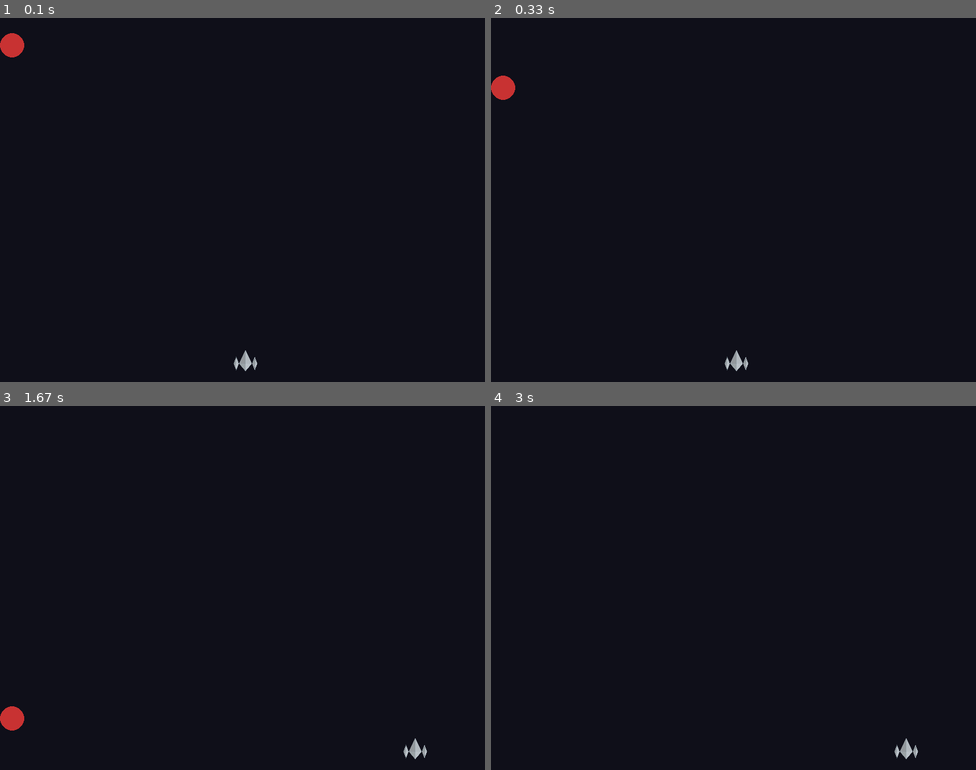
Above: before the commit, frames 1-4 (two rows, left to right).
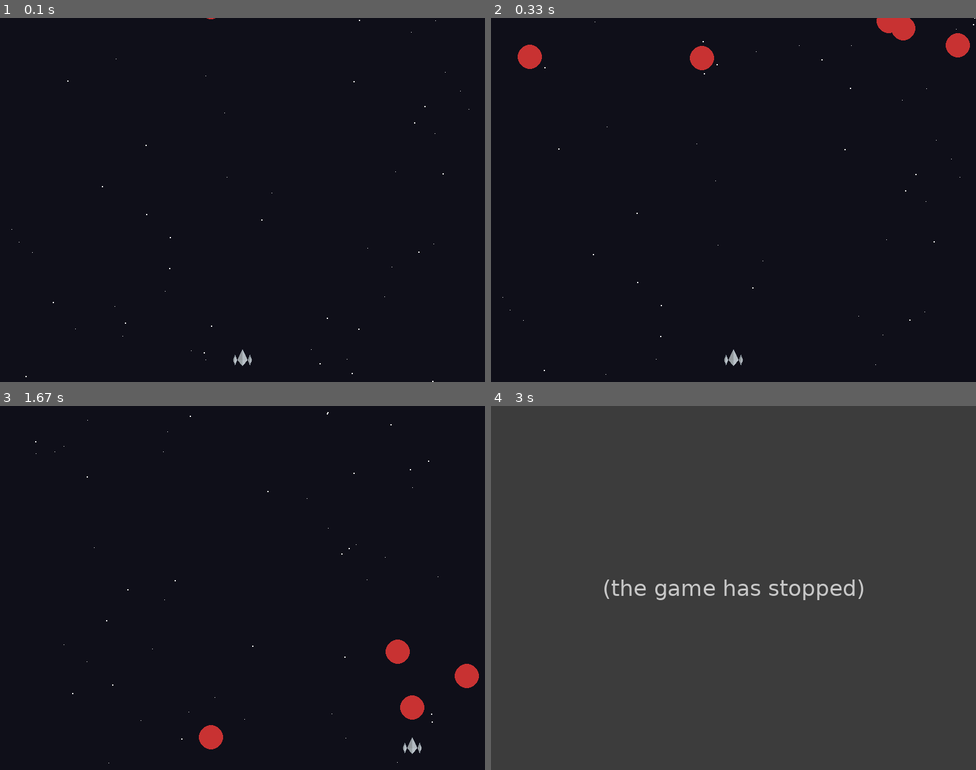
Above: after the commit, the same moments.

Repository: jeser-cavali/projeto-pygame
Game: pygame game, started from Main.py
Two runs of this game, one before a commit and one after it. Both use one fixed random seed, a clock stepped at 60 frames per second and the inputs below.
Inputs:
- Up to frame 1 (0.1 s): no input
- Up to frame 2 (0.33 s): no input
- Up to frame 3 (1.67 s): hold A 0.33-0.8 s; hold Right 0.33-0.8 s; tap Space at 0.83 s; hold Right 1.17-1.63 s
- Up to frame 4 (3 s): no input

The runs differ from the first frame. In frame 1, 0.4% of the frame differs, in the area x 0-97%, y 0-100%; in frame 2, 1.6%; in frame 3, 1.4%; in frame 4, 100%, in the area x 0-100%, y 0-100%.
After the commit the program exited at 1.72 s; later frames show no game.

Commit message:
estrellas y asteroide

Diff:
--- a/Asteroid.py
+++ b/Asteroid.py
@@ -1,7 +1,6 @@
 import random
 import pygame
 from ElementoJogo import ElementoJogo
-
 
 class Asteroid(ElementoJogo):
     def __init__(self, largura_tela, altura_tela, velocidade=5, cor=(200, 50, 50)):
@@ -20,21 +19,23 @@
         self.iniciar_status()
 
     def iniciar_status(self):
-        # =========================================================================
-        # TODO 3 (Alunos):
-        # - Sortear uma posição X aleatória dentro dos limites da tela
-        # - Posicionar o Y acima da tela (ex: entre -150 e -50)
-        # - Sortear uma velocidade de queda aleatória (ex: entre 3 e 7)
-        # =========================================================================
-        pass
+        # 1. Posición X aleatoria dentro de la pantalla
+        limite_x = max(0, self.largura_tela - self.rect.width)
+        self.rect.x = random.randint(0, limite_x)
+
+        # 2. Posición Y aleatoria arriba de la pantalla (fuera de vista)
+        self.rect.y = random.randint(-150, -50)
+
+        # 3. Velocidad aleatoria de caída
+        self.velocidade = random.randint(3, 7)
 
     def mover(self):
         self.rect.y += self.velocidade
 
-        # Reinicia no topo caso passe reto pelo fundo da tela
+        # Reinicia arriba si pasa el borde inferior de la pantalla
         if self.rect.top > self.altura_tela:
             self.iniciar_status()
 
     def desenhar(self, tela):
-        # Polimorfismo: desenha o asteroide como círculo
+        # Dibuja el asteroide como un círculo rojo
         pygame.draw.circle(tela, self.cor, self.rect.center, self.raio)
--- /dev/null
+++ b/Estrela.py
@@ -0,0 +1,29 @@
+import random
+import pygame
+
+class Estrela:
+    def __init__(self, largura_tela, altura_tela):
+        self.largura_tela = largura_tela
+        self.altura_tela = altura_tela
+
+        # Tamaño de 1 a 2 píxeles para dar variedad
+        self.tamanho = random.randint(1, 2)
+
+        # Posición inicial aleatoria (tanto en X como en Y para llenar la pantalla al inicio)
+        self.x = random.randint(0, self.largura_tela)
+        self.y = random.randint(0, self.altura_tela)
+
+        # Velocidad constante rápida
+        self.velocidade = 8
+
+    def mover(self):
+        self.y += self.velocidade
+
+        # Cuando sale por abajo, reaparece arriba en una posición X aleatoria
+        if self.y > self.altura_tela:
+            self.y = random.randint(-20, -5)
+            self.x = random.randint(0, self.largura_tela)
+
+    def desenhar(self, tela):
+        # Dibuja la estrella como un pequeño punto blanco
+        pygame.draw.rect(tela, (255, 255, 255), (self.x, self.y, self.tamanho, self.tamanho))
--- a/Main.py
+++ b/Main.py
@@ -1,68 +1,67 @@
 import pygame
 from Nave import Nave
 from Asteroid import Asteroid
+from Estrela import Estrela
 
+# Configuración inicial
+pygame.init()
+LARGURA = 800
+ALTURA = 600
+tela = pygame.display.set_mode((LARGURA, ALTURA))
+pygame.display.set_caption("Space Shooter")
 
-class Jogo:
-    def __init__(self, largura=800, altura=600):
-        pygame.init()
-        self.largura = largura
-        self.altura = altura
-        self.tela = pygame.display.set_mode((self.largura, self.altura))
-        pygame.display.set_caption("Space Shooter - Projeto Base")
+clock = pygame.time.Clock()
+FPS = 60
+rodando = True
 
-        self.clock = pygame.time.Clock()
-        self.fps = 60
-        self.rodando = True
-        self.pontos = 0
+# Creación de elementos
+nave = Nave(LARGURA, ALTURA)
 
-        # Elementos do jogo
-        self.nave = Nave(self.largura, self.altura)
-        self.asteroide = Asteroid(self.largura, self.altura)
+# Creación de asteroides
+num_asteroides = 5
+asteroides = [Asteroid(LARGURA, ALTURA) for _ in range(num_asteroides)]
 
-    def processar_eventos(self):
-        for evento in pygame.event.get():
-            if evento.type == pygame.QUIT:
-                self.rodando = False
-            self.nave.processar_evento(evento)
+# Creación del fondo estrellado (50 estrellas)
+num_estrelas = 50
+estrelas = [Estrela(LARGURA, ALTURA) for _ in range(num_estrelas)]
 
-    def checar_colisoes(self):
-        # =========================================================================
-        # TODO 4 (Alunos):
-        # A) Tiro vs Asteroide:
-        #    - Percorrer self.nave.tiros
-        #    - Se tiro.colliderect(self.asteroide.rect):
-        #        1. Remover o tiro da lista
-        #        2. Reiniciar o asteroide (self.asteroide.iniciar_status())
-        #        3. Incrementar self.pontos em 1
-        #
-        # B) Asteroide vs Nave:
-        #    - Se self.nave.rect.colliderect(self.asteroide.rect):
-        #        - Finalizar a partida (self.rodando = False ou reiniciar)
-        # =========================================================================
-        pass
+# Bucle principal del juego
+while rodando:
+    clock.tick(FPS)
 
-    def atualizar(self):
-        self.nave.atualizar()
-        self.asteroide.mover()
-        self.checar_colisoes()
+    # 1. Eventos
+    for evento in pygame.event.get():
+        if evento.type == pygame.QUIT:
+            rodando = False
+        nave.processar_evento(evento)
 
-    def desenhar(self):
-        self.tela.fill((15, 15, 25))
-        self.nave.desenhar(self.tela)
-        self.asteroide.desenhar(self.tela)
-        pygame.display.flip()
+    # 2. Actualización de posiciones
+    nave.atualizar()
 
-    def executar(self):
-        while self.rodando:
-            self.clock.tick(self.fps)
-            self.processar_eventos()
-            self.atualizar()
-            self.desenhar()
+    for estrela in estrelas:
+        estrela.mover()
 
-        pygame.quit()
+    for asteroide in asteroides:
+        asteroide.mover()
 
+    # 3. Verificación de colisiones
+    for asteroide in asteroides:
+        if nave.rect.colliderect(asteroide.rect):
+            print("¡Game Over! La nave fue destruida por un asteroide.")
+            rodando = False
 
-if __name__ == "__main__":
-    jogo = Jogo()
-    jogo.executar()
+    # 4. Dibujo en pantalla
+    tela.fill((15, 15, 25))  # Fondo oscuro
+
+    # Dibujar las estrellas PRIMERO (al fondo de todo)
+    for estrela in estrelas:
+        estrela.desenhar(tela)
+
+    # Dibujar la nave y los asteroides encima
+    nave.desenhar(tela)
+    for asteroide in asteroides:
+        asteroide.desenhar(tela)
+
+    pygame.display.flip()
+
+pygame.quit()
--- a/Nave.py
+++ b/Nave.py
@@ -1,19 +1,9 @@
 import pygame
-
 import Projetil
 from ElementoJogo import ElementoJogo
 
 class Nave(ElementoJogo):
     def __init__(self, largura_tela, altura_tela, velocidade=5, cor=(0, 255, 100)):
-        # Inicializa a classe base com posição inicial centralizada embaixo
-        pygame.sprite.Sprite.__init__(self)
-        # O tamanho nativo do sprite é 300x300, diminuí para 50x50
-        self.sprites = [
-            pygame.transform.scale(pygame.image.load('media/Ship-middle.png'), (50, 50)),
-            pygame.transform.scale(pygame.image.load('media/Ship-left.png'), (50, 50)),
-            pygame.transform.scale(pygame.image.load('media/Ship-right.png'), (50, 50)),
-        ]
-        self.current_sprite = 0
         super().__init__(
             x=largura_tela // 2 - 20,
             y=altura_tela - 60,
@@ -25,10 +15,21 @@
         self.largura_tela = largura_tela
         self.altura_tela = altura_tela
         self.vel_x = 0
-        self.tiros = []  # Lista que guardará os tiros ativos
+        self.tiros = []
+
+        # Intenta cargar imágenes si existen
+        try:
+            self.sprites = [
+                pygame.transform.scale(pygame.image.load('media/Ship-middle.png'), (40, 40)),
+                pygame.transform.scale(pygame.image.load('media/Ship-left.png'), (40, 40)),
+                pygame.transform.scale(pygame.image.load('media/Ship-right.png'), (40, 40)),
+            ]
+        except Exception:
+            self.sprites = []
+
+        self.current_sprite = 0
 
     def processar_evento(self, evento):
-        """Controla os eventos de teclado para movimentação e disparo."""
         if evento.type == pygame.KEYDOWN:
             if evento.key in (pygame.K_LEFT, pygame.K_a):
                 self.current_sprite = 1
@@ -48,7 +49,6 @@
                 self.vel_x = 0
 
     def mover(self):
-        """Aplica o deslocamento horizontal e trava nas bordas da tela."""
         self.rect.x += self.vel_x
 
         if self.rect.left < 0:
@@ -57,33 +57,28 @@
             self.rect.right = self.largura_tela
 
     def atirar(self):
-        # =========================================================================
-        # TODO 1 (Alunos): Criar um projétil (pygame.Rect) saindo da ponta da nave
-        # (ex: largura 4, altura 10) e adicioná-lo à lista self.tiros
-        # =========================================================================
-        self.tiros.append(Projetil.Projetil(self.rect.x + 25, self.rect.y))
+        # Esta parte la terminará tu compañero en Projetil.py
         pass
 
     def atualizar_tiros(self):
-        # =========================================================================
-        # TODO 2 (Alunos):
-        # - Mover cada tiro da lista para cima (diminuir tiro.y)
-        # - Remover da lista os tiros que saírem pelo topo da tela (tiro.bottom < 0)
-        # =========================================================================
-        for tiro in self.tiros:
+        for tiro in self.tiros[:]:
             tiro.atualizar()
             if not tiro.isVisible:
                 self.tiros.remove(tiro)
-        pass
 
     def atualizar(self):
         self.mover()
         self.atualizar_tiros()
 
     def desenhar(self, tela):
-        # Polimorfismo: desenha a nave em formato de triângulo
-        tela.blit(self.sprites[self.current_sprite], (self.rect.x, self.rect.y))
+        if self.sprites:
+            tela.blit(self.sprites[self.current_sprite], (self.rect.x, self.rect.y))
+        else:
+            # Dibuja un triángulo verde si no hay imágenes cargadas
+            ponto_topo = (self.rect.centerx, self.rect.top)
+            ponto_esq = (self.rect.left, self.rect.bottom)
+            ponto_dir = (self.rect.right, self.rect.bottom)
+            pygame.draw.polygon(tela, self.cor, [ponto_topo, ponto_esq, ponto_dir])
 
-        # Desenha os tiros ativos na cor branca
         for tiro in self.tiros:
             tiro.desenhar(tela)
--- a/Projetil.py
+++ b/Projetil.py
@@ -1,31 +1,27 @@
-import pygame.draw
-
+import pygame
 from ElementoJogo import ElementoJogo
 
-
 class Projetil(ElementoJogo):
-    def __init__(self, x, y, velocidade=15):
+    def __init__(self, x, y, velocidade=12):
         super().__init__(
-            x = x,
-            y = y,
-            largura = 0,
-            altura = 0,
-            velocidade = velocidade
+            x=x - 5,
+            y=y,
+            largura=10,
+            altura=10,
+            velocidade=velocidade
         )
-        self.isVisible = 1
-        self.radius = 7
+        self.isVisible = True
+        self.raio = 5
 
     def mover(self):
         self.rect.y -= self.velocidade
 
-        if self.rect.y < 0:
-            self.isVisible = 0
+        if self.rect.bottom < 0:
+            self.isVisible = False
 
     def atualizar(self):
         self.mover()
-        if self.radius > 2:
-            self.radius -= 1
 
     def desenhar(self, tela):
-        if self.isVisible == 1:
-            pygame.draw.circle(tela, (255, 255, 255), (self.rect.x, self.rect.y), self.radius)
+        if self.isVisible:
+            pygame.draw.circle(tela, (255, 255, 255), self.rect.center, self.raio)
